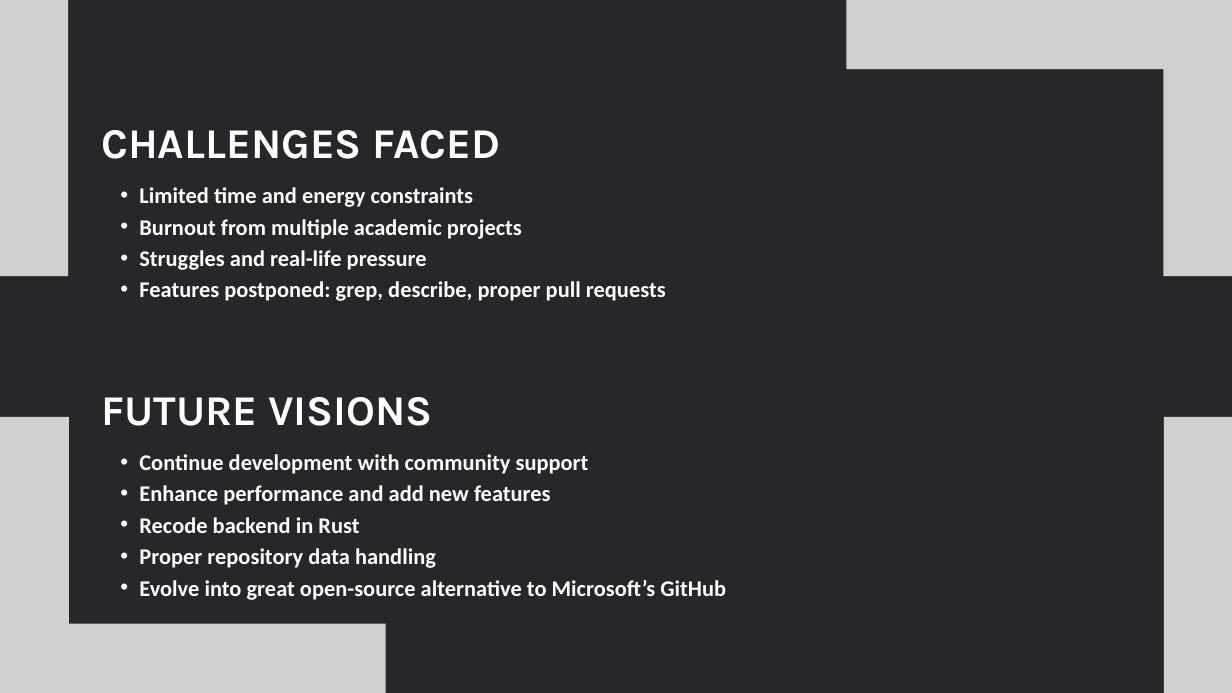
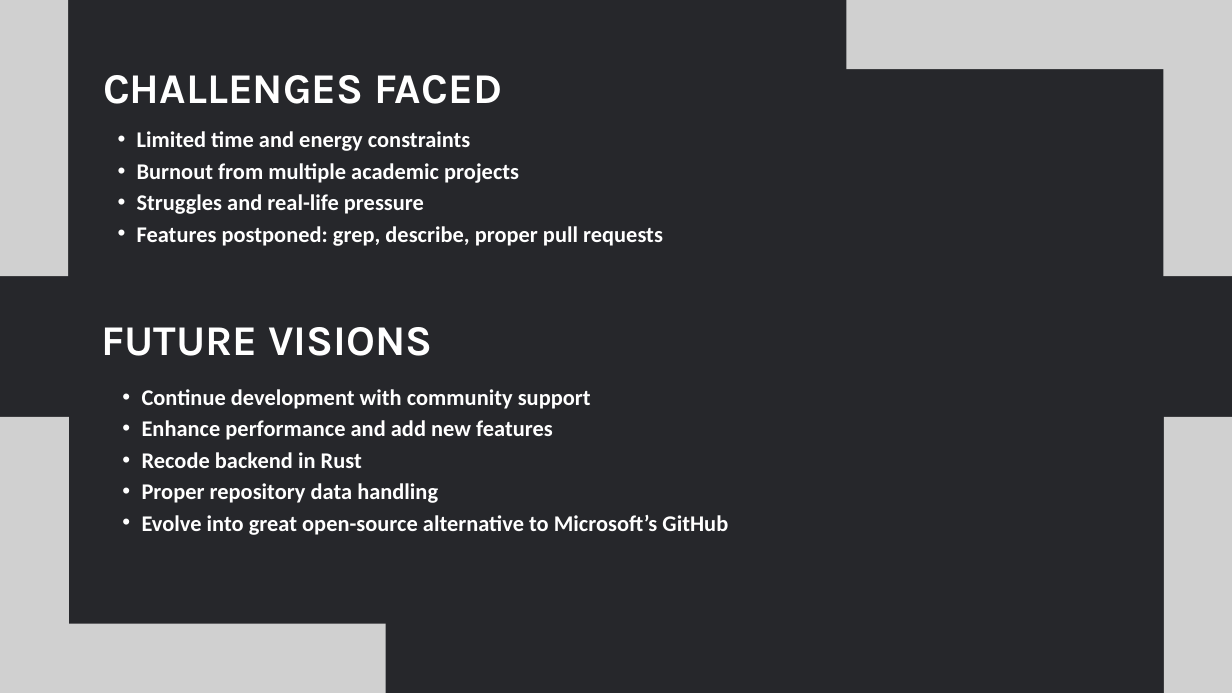
Before and after one commit to ElementaleLord/Chizel, a slide deck: slide 10 of docs/FYP Presentation.pptx. Drawn at 1232x693 pixels with LibreOffice and Linux fonts; fonts in the diff are those of the drawing; grey boxes stand for pictures. Boxes give left, top, right and bottom in pixels: in the first picture for what was removed or moved away, otherwise in the second. Text is boxed around its words. In the diff, an @@ line names an element or a change of style, - is before the commit and + after.

Commit message:
preperations for presentation

```diff
--- a/docs/FYP Presentation.pptx
+++ b/docs/FYP Presentation.pptx
@@ text "CHALLENGES FACED": place and size @@
-text "CHALLENGES FACED" at (101,130,501,159)
+text "CHALLENGES FACED" at (103,75,503,104)
@@ text "Limited time and energy constraints": place and size @@
-text "Limited time and energy constraints" at (139,187,666,301)
+text "Limited time and energy constraints" at (137,131,663,246)
@@ text "FUTURE VISIONS": place and size @@
-text "FUTURE VISIONS" at (101,397,432,426)
+text "FUTURE VISIONS" at (101,327,432,356)
@@ text "Continue development with community support": place and size @@
-text "Continue development with community support" at (139,454,726,600)
+text "Continue development with community support" at (142,389,728,535)
```
Also in this commit, not shown: 1 other file.
